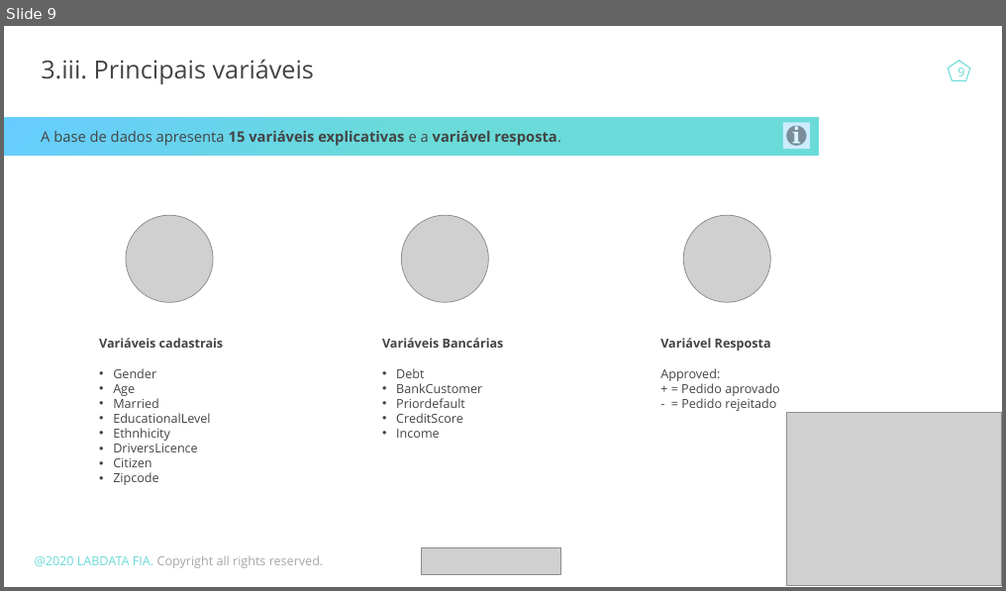
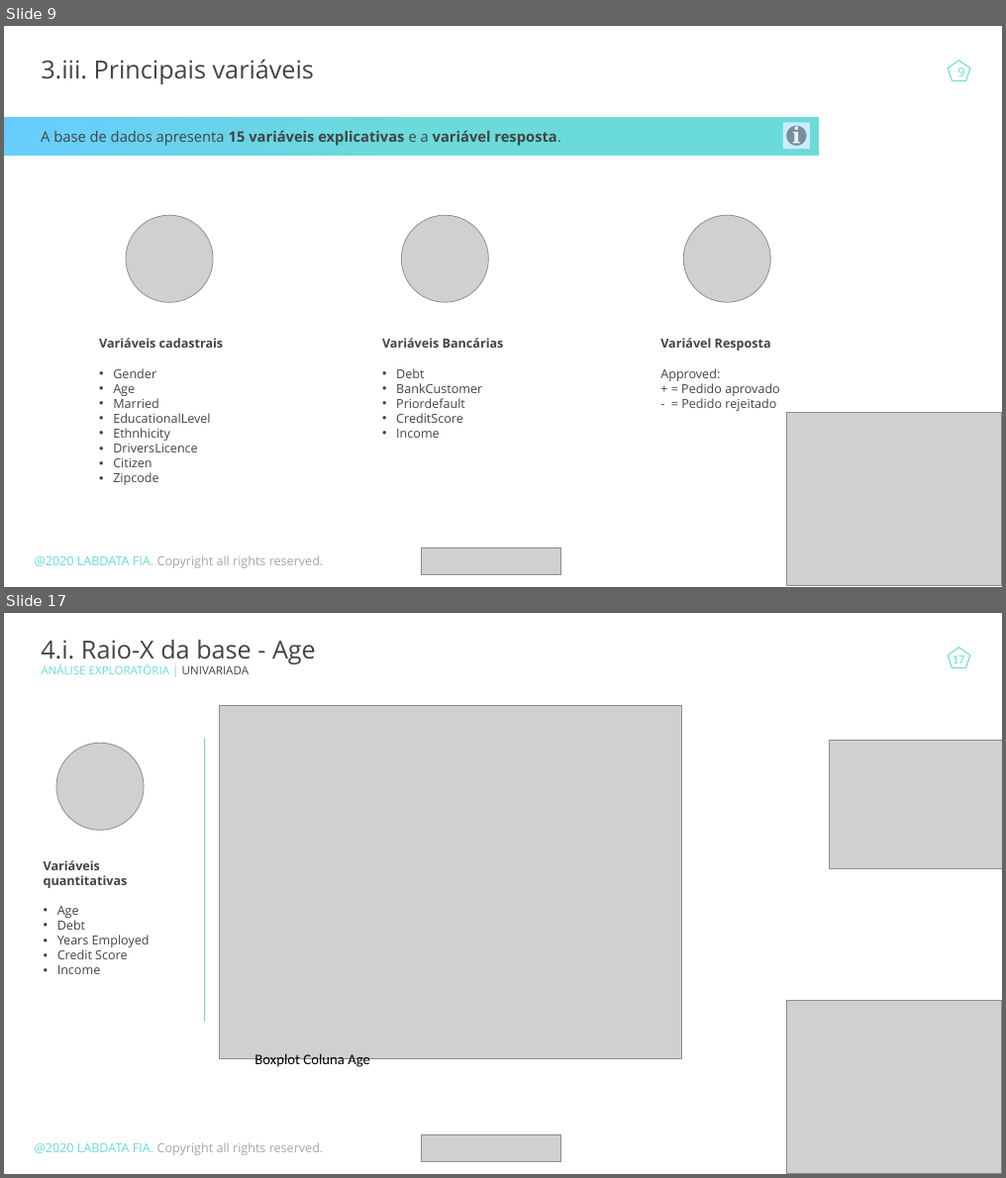
Before and after one commit to DaniloBenjamin/Credit_Card_Approval, a slide deck: ppt/TCC_v1.pptx. Shown one above the other, each under a label of ours: slide 9 before the commit, slides 9 and 17 after it; the slides between them are not shown. The pictures are 1006x591 and 1006x1178 pixels, drawn with LibreOffice and Linux fonts; fonts in the diff are those of the drawing; grey boxes stand for pictures. Boxes give left, top, right and bottom in pixels: in the first picture for what was removed or moved away, otherwise in the second. Text is boxed around its words. In the diff, an @@ line names an element or a change of style, - is before the commit and + after.

```diff
--- a/ppt/TCC_v1.pptx
+++ b/ppt/TCC_v1.pptx
@@ slide 17 added at [4,613,1002,1174], background #FFFFFF @@
@@ text added at [41,640,316,674], 11 pt, text #434343 @@
+4.i. Raio-X da base - Age
+ANÁLISE EXPLORATÓRIA | UNIVARIADA
@@ pentagon added at [948,648,970,668], outline #6ADBD9 1 pt @@
@@ page number added at [952,656,965,663], 12 pt, text #6ADBD9 @@
+17
@@ picture added at [220,706,681,1059] @@
@@ picture added at [56,743,144,830] @@
@@ line added from (205, 738) to (205, 1023), #6ADBD9 0.5 pt @@
@@ picture added at [830,740,1002,869] @@
@@ text added at [44,861,150,974], 12 pt, text #434343 @@
+Variáveis quantitativas
+• Age
+• Debt
+• Years Employed
+• Credit Score
+• Income
@@ picture added at [786,1001,1001,1173] @@
@@ text added at [254,1054,370,1068], 14 pt, text #000000 @@
+Boxplot Coluna Age
@@ text added at [35,1143,324,1156], 12 pt, text #A6A6A6 @@
+@2020 LABDATA FIA. Copyright all rights reserved.
@@ picture added at [421,1136,561,1162] @@
```
Also in this commit, not shown: 2 slides changed, 23 other slides added, 1 other file.
